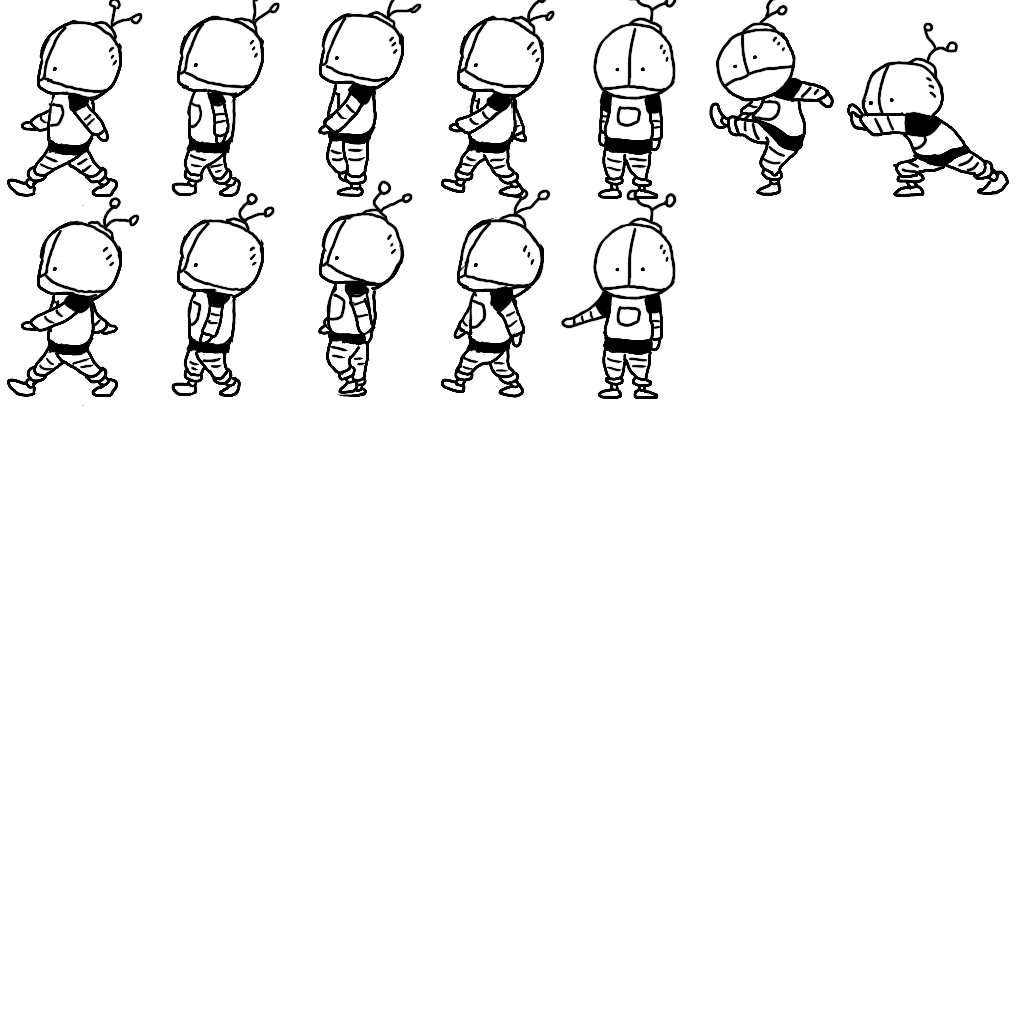
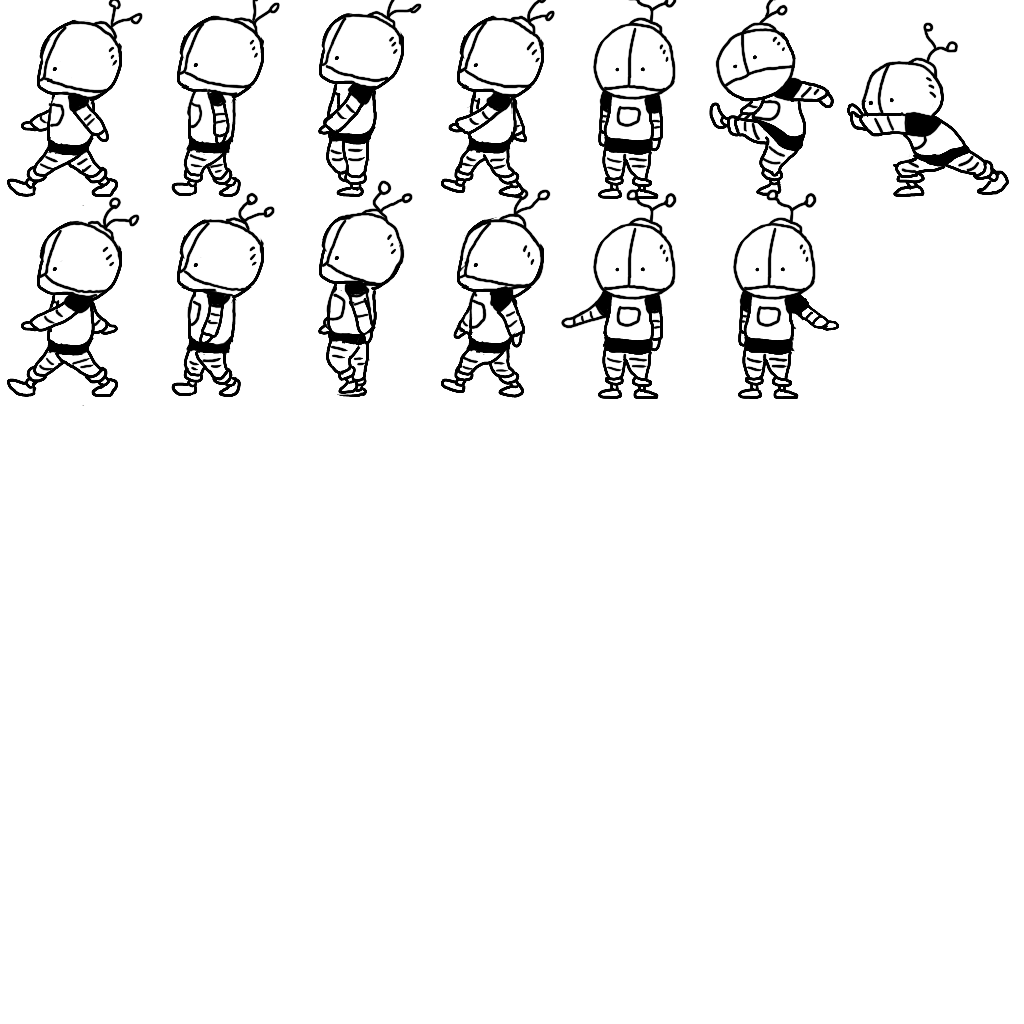
Layered file, before and after one edit (1024×1024). Changes by layer:
added group "ボタン押す現在左手" with 1 layers above "ボタン押す未来右手" over [left=733, top=189, right=839, bottom=399]
added layer "レイヤー 129" in group "ボタン押す現在左手" over [left=733, top=189, right=839, bottom=399]
renamed "ボタン押す未来" to "ボタン押す未来右手", moved it above "歩き未来" over [left=633, top=192, right=639, bottom=198]
